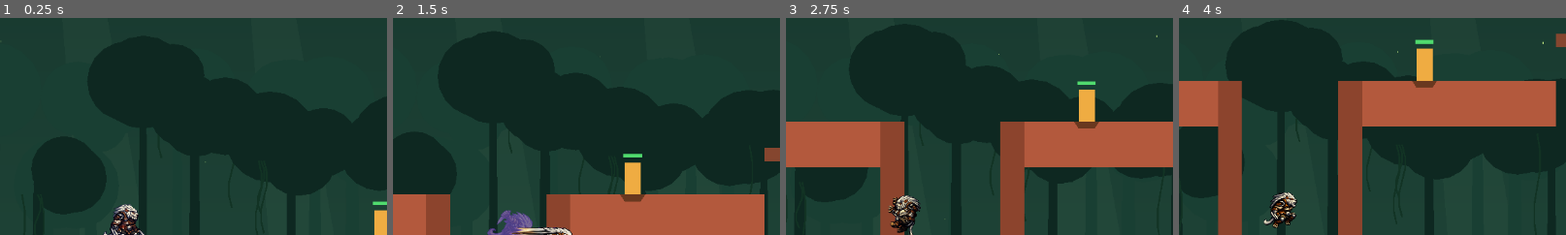
Above: before the commit, frames 1-4 (left to right).
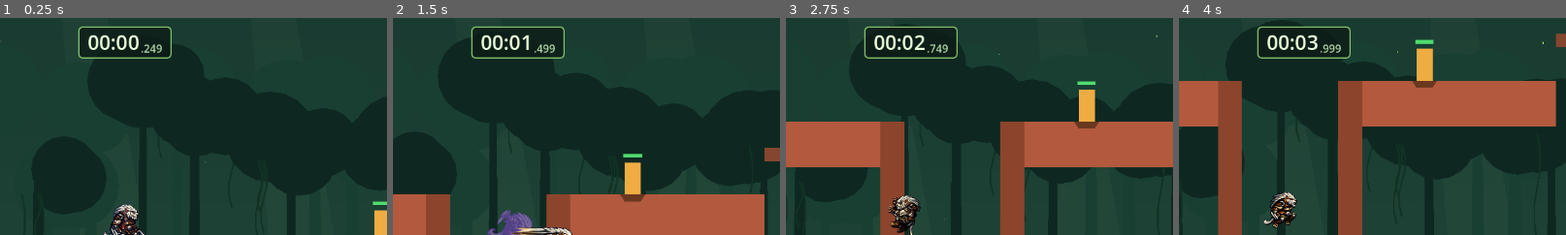
Above: after the commit, the same moments.

Repository: ggonzalez66/ruby1
Game: Godot game, scene res://main.tscn
Same seed, same stepped clock (60 frames per second), same inputs: the game is played once before the commit and once after it.
Inputs:
- Up to frame 1 (0.25 s): no input
- Up to frame 2 (1.5 s): hold Right (move_right) from 0.53 s (still down); tap C (attack) at 0.6 s; tap X (jump) at 0.77 s; tap Z (dash) at 1.35 s
- Up to frame 3 (2.75 s): tap X (jump) at 1.52 s; release Right (move_right) at 2.03 s; hold Left (move_left) from 2.03 s (still down); tap S (heavy_attack) at 2.1 s
- Up to frame 4 (4 s): release Left (move_left) at 2.78 s; hold Right (move_right) from 2.78 s (still down); tap H (toggle_hitbox_visuals) at 2.85 s; tap X (jump) at 3.02, 3.77 s; tap C (attack) at 3.6 s
The pictures show only the part of the screen within x 34-84%, y 0-50%; the shares and areas given below are measured in that part.

The runs differ from the first frame. In frame 1, 2.5% of the frame differs, in the area x 20-45%, y 3-19%; in frame 2, 2.2%; in frame 3, 1.4%; in frame 4, 1.6%.

Commit message:
Add looping background music and HUD timer
Play testingSong on start with looping enabled, and show a running
timer at the top center with small milliseconds.

Co-Authored-By: Claude Opus 5.5 <noreply@anthropic.com>

Diff:
--- a/hud.gd
+++ b/hud.gd
@@ -14,11 +14,19 @@
 var trail: ColorRect
 var value_label: Label
 var trail_tween: Tween
+var elapsed_time := 0.0
+var timer_main_label: Label
+var timer_millis_label: Label
 
 func _ready() -> void:
 	layer = 10
 	_build()
+	_build_timer()
 	_connect_player.call_deferred()
+
+func _process(delta: float) -> void:
+	elapsed_time += delta
+	_update_timer_text()
 
 func _build() -> void:
 	var panel := PanelContainer.new()
@@ -68,6 +76,50 @@
 	fill.size = Vector2(BAR_WIDTH, 14)
 	bar.add_child(fill)
 
+func _build_timer() -> void:
+	# Cronómetro centrado arriba: minutos y segundos grandes, milésimas en pequeño.
+	var anchor := Control.new()
+	anchor.set_anchors_preset(Control.PRESET_CENTER_TOP)
+	anchor.position.y = 14
+	add_child(anchor)
+
+	var panel := PanelContainer.new()
+	var style := StyleBoxFlat.new()
+	style.bg_color = PANEL_COLOR
+	style.border_color = PANEL_BORDER
+	style.set_border_width_all(2)
+	style.set_corner_radius_all(6)
+	style.content_margin_left = 14
+	style.content_margin_right = 14
+	style.content_margin_top = 2
+	style.content_margin_bottom = 4
+	panel.add_theme_stylebox_override("panel", style)
+	anchor.add_child(panel)
+
+	var row := HBoxContainer.new()
+	row.add_theme_constant_override("separation", 2)
+	row.alignment = BoxContainer.ALIGNMENT_CENTER
+	panel.add_child(row)
+	timer_main_label = Label.new()
+	timer_main_label.add_theme_font_size_override("font_size", 30)
+	timer_main_label.add_theme_color_override("font_color", Color(0.93, 1.0, 0.86))
+	row.add_child(timer_main_label)
+	timer_millis_label = Label.new()
+	timer_millis_label.add_theme_font_size_override("font_size", 16)
+	timer_millis_label.add_theme_color_override("font_color", Color(0.7, 0.85, 0.66))
+	timer_millis_label.size_flags_vertical = Control.SIZE_SHRINK_END
+	row.add_child(timer_millis_label)
+	_update_timer_text()
+	# Centra el panel sobre el ancla una vez conocido su tamaño.
+	panel.resized.connect(func(): panel.position.x = -panel.size.x * 0.5)
+
+func _update_timer_text() -> void:
+	var total_millis: int = int(elapsed_time * 1000.0)
+	var minutes: int = total_millis / 60000
+	var seconds: int = (total_millis / 1000) % 60
+	timer_main_label.text = "%02d:%02d" % [minutes, seconds]
+	timer_millis_label.text = ".%03d" % (total_millis % 1000)
+
 func _connect_player() -> void:
 	var player := get_tree().get_first_node_in_group(&"player")
 	if player == null:
--- a/main.tscn
+++ b/main.tscn
@@ -1,10 +1,11 @@
-[gd_scene load_steps=22 format=3 uid="uid://bsjw318ojxwhy"]
+[gd_scene load_steps=23 format=3 uid="uid://bsjw318ojxwhy"]
 
 [ext_resource type="PackedScene" uid="uid://b50evv40bm1pk" path="res://playerr.tscn" id="1_41u7p"]
 [ext_resource type="PackedScene" uid="uid://dhdb26xjccjmn" path="res://training_dummy.tscn" id="2_2ax5n"]
 [ext_resource type="PackedScene" path="res://sun_enemy.tscn" id="3_sun"]
 [ext_resource type="Script" path="res://jungle_background.gd" id="4_jungle"]
 [ext_resource type="Script" path="res://hud.gd" id="5_hud"]
+[ext_resource type="AudioStream" uid="uid://clc7wefdlg2yn" path="res://assets/sounds/music/testingSong.mp3" id="6_music"]
 
 [sub_resource type="RectangleShape2D" id="RectangleShape2D_ground"]
 size = Vector2(760, 80)
@@ -510,3 +511,8 @@
 
 [node name="HUD" type="CanvasLayer" parent="."]
 script = ExtResource("5_hud")
+
+[node name="Music" type="AudioStreamPlayer" parent="."]
+stream = ExtResource("6_music")
+volume_db = -6.0
+autoplay = true
Not shown, added: assets/sounds/music/testingSong.mp3.import
Not shown, added: assets/sounds/music/testingSong.mp3
